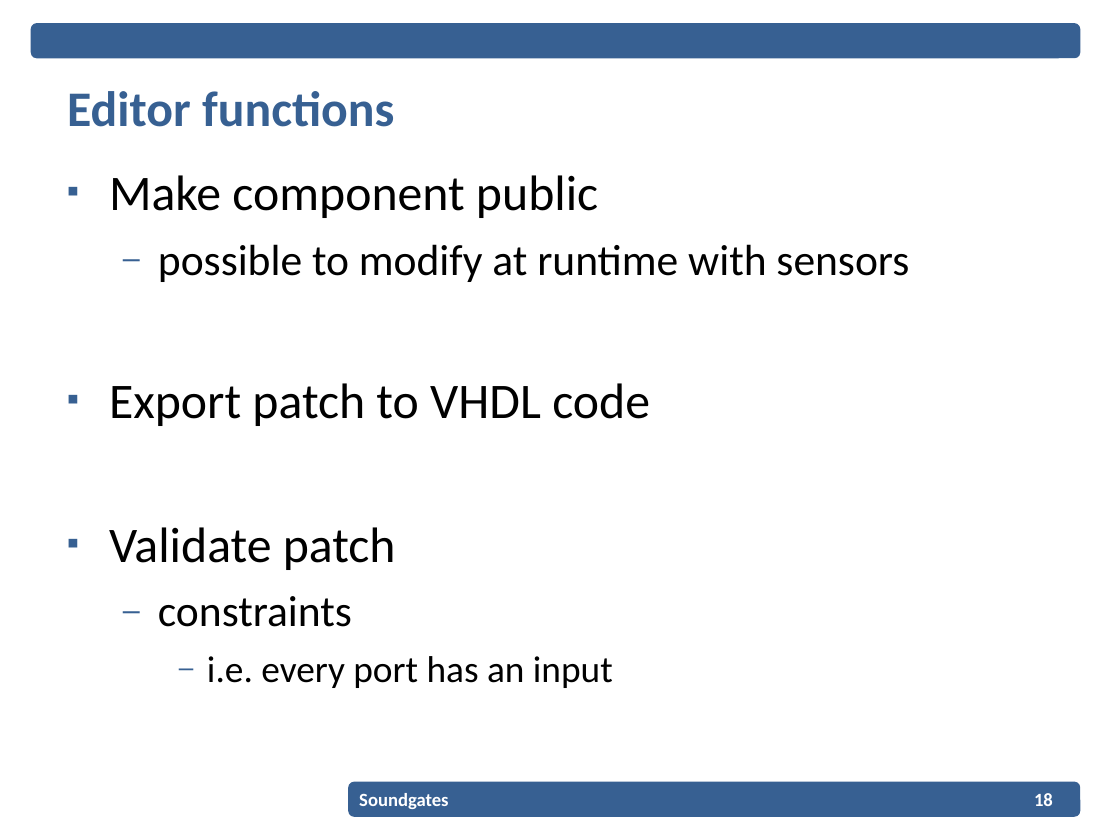
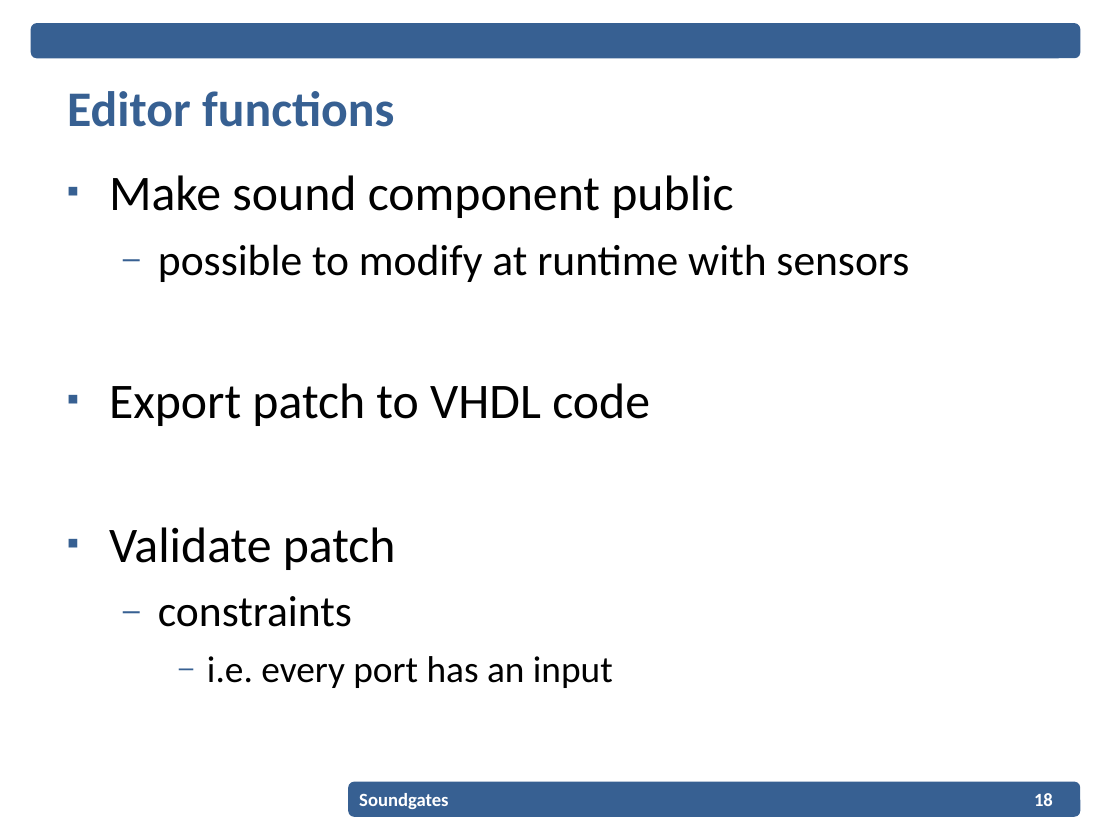
Before and after one commit to EPiCS/soundgates, a slide deck: slide 18 of documents/projectplan-presentation/Projectplan_Presentation.ppt. Drawn at 1120x840 pixels with LibreOffice and Linux fonts; fonts in the diff are those of the drawing; background and template pictures are left out. Boxes give left, top, right and bottom in pixels: in the first picture for what was removed or moved away, otherwise in the second. Text is boxed around its words. In the diff, an @@ line names an element or a change of style, - is before the commit and + after.

```diff
--- a/documents/projectplan-presentation/Projectplan_Presentation.ppt
+++ b/documents/projectplan-presentation/Projectplan_Presentation.ppt
@@ text at [109,175,733,218]: text changed @@
-▪ Make component public
+▪ Make sound component public
```
Also in this commit, not shown: 6 other slides changed, 3 slides added, 1 other file.
